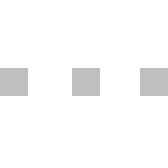
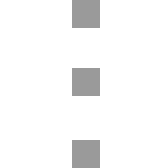
The second 168 x 168 image is a revision of the first. Changes to its layers:
added layer "레이어 7 복사" above "레이어 7" over [72, 0, 100, 168]
hid "레이어 5" over [0, 68, 168, 96]
